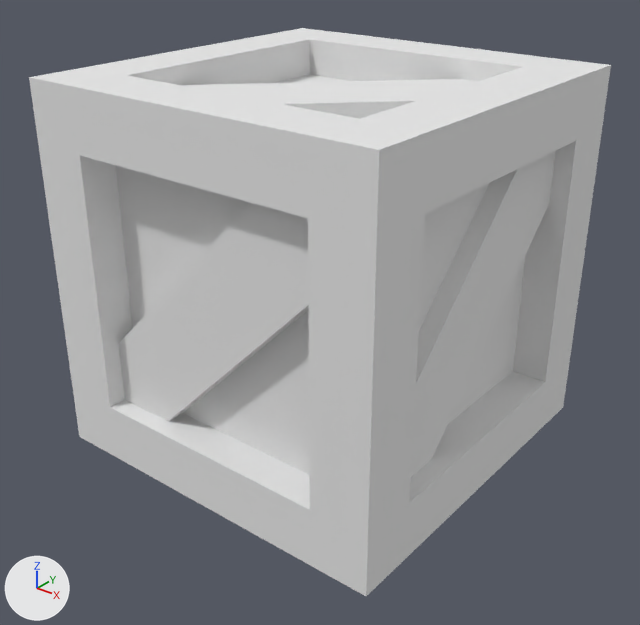
A saved change to the OBJ model Assets/Assets/kenney_platformer-kit/Models/OBJ format/crate.obj.
Before and after are seen from a camera (50 mm lens) standing at (0.674, -0.861, 0.705) and looking at (0.009, -0.03, 0.19). The lights are fixed; the arrows at lower left show +X, +Y and +Z. The picture after the commit comes second. Where no turn or scale is listed for an object, it has been applied to the vertices.

In view in the first picture: 'crate'.
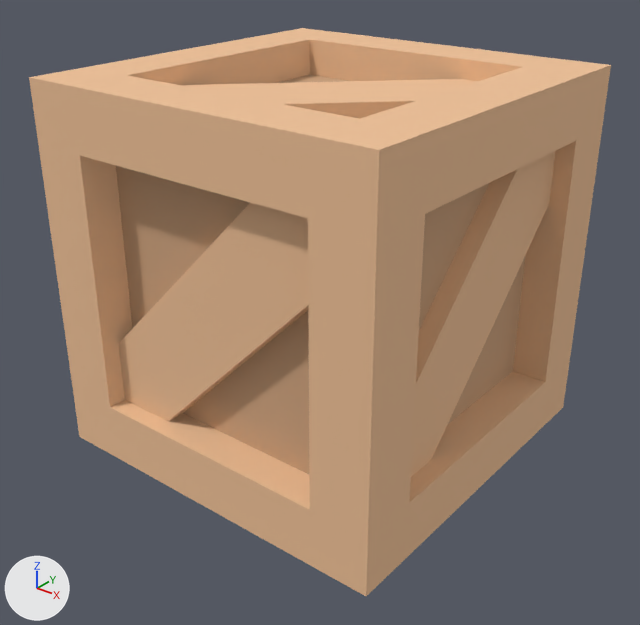
The change, as a list of edits to the scene's bpy script:
```text
Change mat_wooddark:
    mat_wooddark.base_color: (0.8, 0.8, 0.8) -> (0.627, 0.384, 0.224)  # white #e7e7e7 -> brown #cfa782
Change mat_wood:
    mat_wood.base_color: (0.8, 0.8, 0.8) -> (0.867, 0.533, 0.31)  # white #e7e7e7 -> beige #efc197
```

Location of each change, (x1, y1, x2, y2) in pixels of the pictures (640 x 625 px):
'crate', recoloured (white to brown)
    both: (29, 28, 611, 596)
